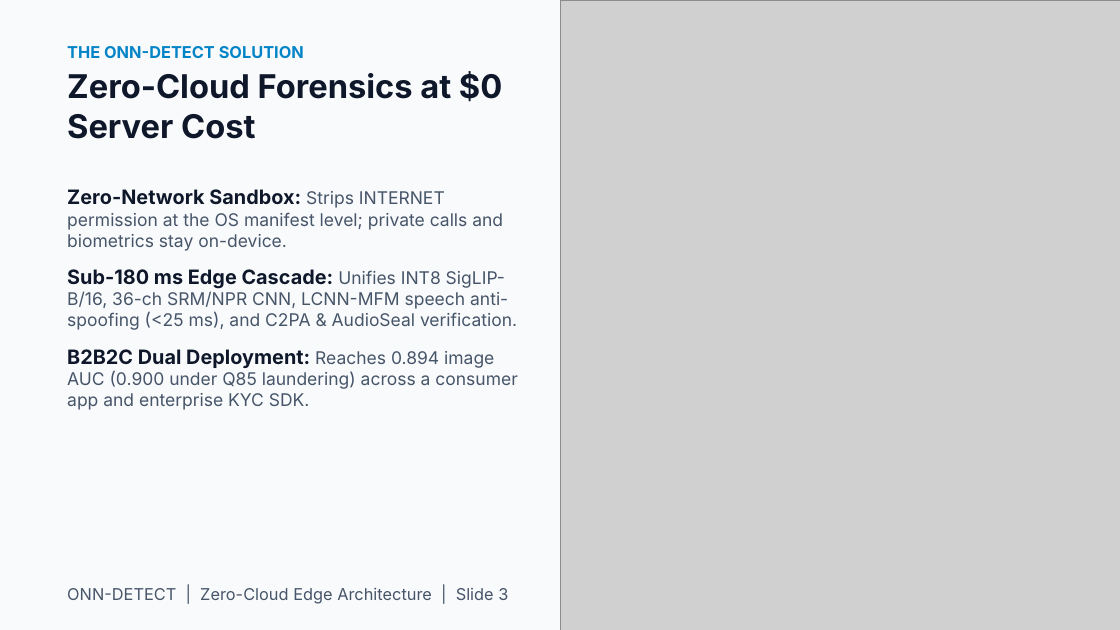
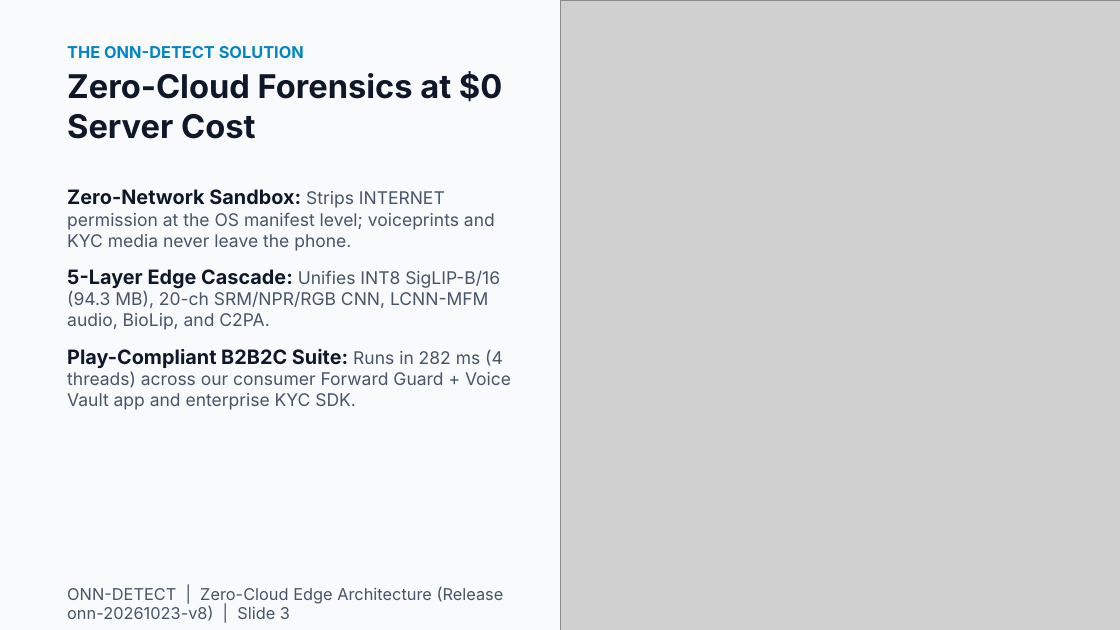
Before and after one commit to shubhamiitshk/Onn-Detect-, a slide deck: slide 3 of ONN_DETECT_PITCH_DECK_Z21_KGP_FORGE.pptx. Drawn at 1120x630 pixels with LibreOffice and Linux fonts; fonts in the diff are those of the drawing; grey boxes stand for pictures. Boxes give left, top, right and bottom in pixels: in the first picture for what was removed or moved away, otherwise in the second. Text is boxed around its words. In the diff, an @@ line names an element or a change of style, - is before the commit and + after.

Commit message:
docs: align pitch deck and form responses with release onn-20261023-v8

```diff
--- a/ONN_DETECT_PITCH_DECK_Z21_KGP_FORGE.pptx
+++ b/ONN_DETECT_PITCH_DECK_Z21_KGP_FORGE.pptx
@@ text at (67,189,511,410): text changed @@
-Zero-Network Sandbox: Strips INTERNET permission at the OS manifest level; private calls and biometrics stay on-device.
-Sub-180 ms Edge Cascade: Unifies INT8 SigLIP-B/16, 36-ch SRM/NPR CNN, LCNN-MFM speech anti-spoofing (<25 ms), and C2PA & AudioSeal verification.
-B2B2C Dual Deployment: Reaches 0.894 image AUC (0.900 under Q85 laundering) across a consumer app and enterprise KYC SDK.
+Zero-Network Sandbox: Strips INTERNET permission at the OS manifest level; voiceprints and KYC media never leave the phone.
+5-Layer Edge Cascade: Unifies INT8 SigLIP-B/16 (94.3 MB), 20-ch SRM/NPR/RGB CNN, LCNN-MFM audio, BioLip, and C2PA.
+Play-Compliant B2B2C Suite: Runs in 282 ms (4 threads) across our consumer Forward Guard + Voice Vault app and enterprise KYC SDK.
@@ text at (67,586,504,621): text changed @@
-ONN-DETECT | Zero-Cloud Edge Architecture | Slide 3
+ONN-DETECT | Zero-Cloud Edge Architecture (Release onn-20261023-v8) | Slide 3
```
Also in this commit, not shown: 9 other slides changed, 3 other files.
